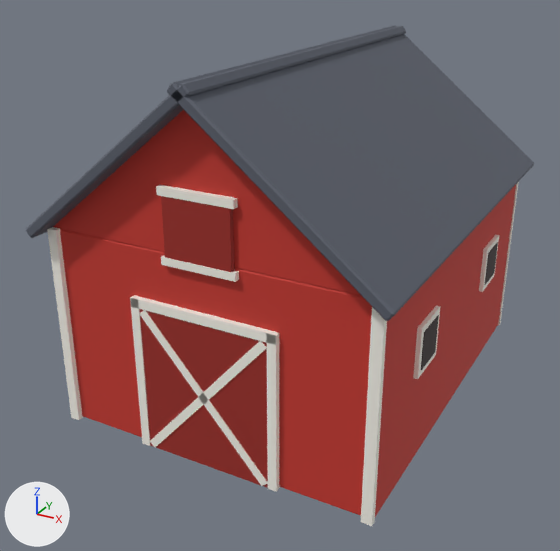
The Blender file blender/models/barn.blend, before and after one commit.
Before and after are seen from a 50 mm camera at (8.37, -16.91, 11.0) aimed at (-0.44, -0.89, 2.99). The axes (+X, +Y, +Z) are drawn at lower left. The lights are the same throughout. The picture after the commit comes second.

In view in the first picture: 'Barn'.
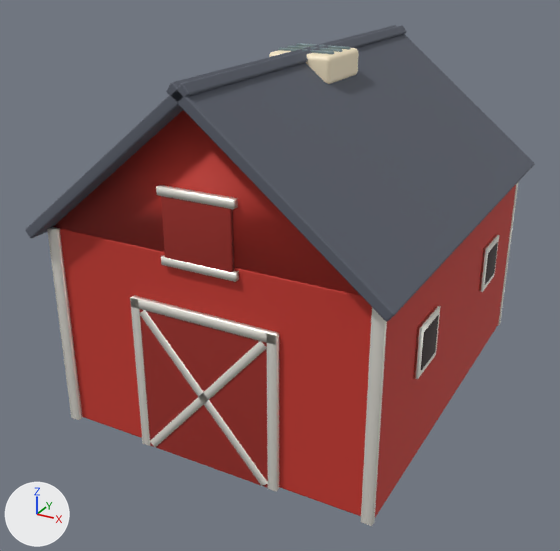
Location of each change, (x1, y1, x2, y2) in pixels of the pictures (560 x 551 px):
'Barn', surface changed, reshaped: before (26, 25, 534, 526); after (25, 25, 534, 526)
'CraftDetails', added: after (269, 43, 359, 84)
    faces in mat_detailcream (beige #fff0cf): (269, 48, 359, 84)
    faces in mat_detailmetal (greyish cyan #71868c): (278, 43, 350, 54)
part 1 of me_cube, added: after (25, 25, 534, 516)

Diff of the bpy script that builds the scene:
```diff
--- a/blender/models/barn.blend.py
+++ b/blender/models/barn.blend.py
@@ mat_trim @@
 mat_trim.roughness = 0.75
+mat_trim.metallic = 0.42
@@ mat_detailmetal @@
+mat_detailmetal = principled_material('DetailMetal')
+mat_detailmetal.base_color = (0.165, 0.238, 0.262)  # greyish cyan #71868c
+mat_detailmetal.metallic = 0.42
+mat_detailmetal.roughness = 0.36
@@ mat_detailcream @@
+mat_detailcream = principled_material('DetailCream')
+mat_detailcream.base_color = (1.0, 0.871, 0.624)  # beige #fff0cf
+mat_detailcream.roughness = 0.43
@@ me_cube @@
 # used by ob_barn; location = (0.0, 0.0, 0.0)
-me_cube.from_pydata(...)  # 318 vertices, 263 faces; spans x -4.33..4.33, y -5.5..5.5, z 0.0..8.58
+me_cube.from_pydata(...)  # 702 vertices, 635 faces; spans x -4.34..4.34, y -5.5..5.5, z 0.0..8.59
+# me_cube part 1: 384 vertices added at x -4.34..4.34, y -5.5..5.5, z 0.0..8.59
+# me_cube part 2: the surface is now shaded smooth
 me_cube.materials.append(mat_barnred)
@@ me_cube_033 @@
+me_cube_033.from_pydata(...)  # 608 vertices, 600 faces; spans x -0.8..0.8, y -0.85..0.85, z 7.88..8.58
+# faces by material slot: [150, 450]
+me_cube_033.materials.append(mat_detailcream)  # beige #fff0cf
+me_cube_033.materials.append(mat_detailmetal)  # greyish cyan #71868c
@@ ob_craftdetails @@
+ob_craftdetails = bpy.data.objects.new('CraftDetails', me_cube_033)
+ob_craftdetails.location = (0.0, 0.0, 0.0)
```
